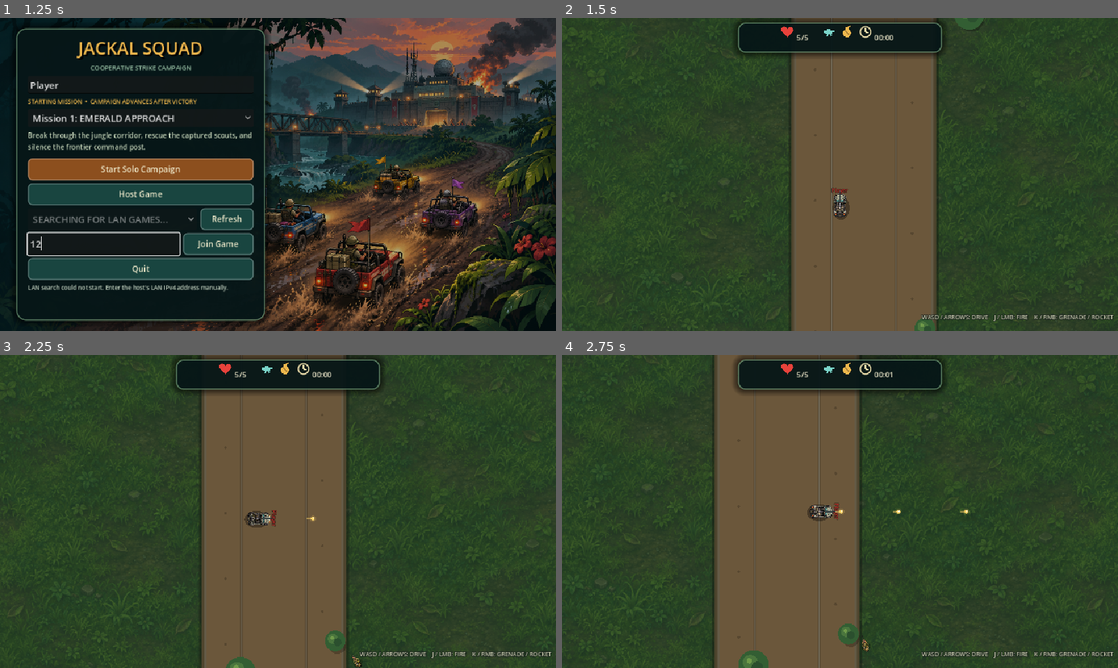
Above: before the commit, frames 1-4 (two rows, left to right).
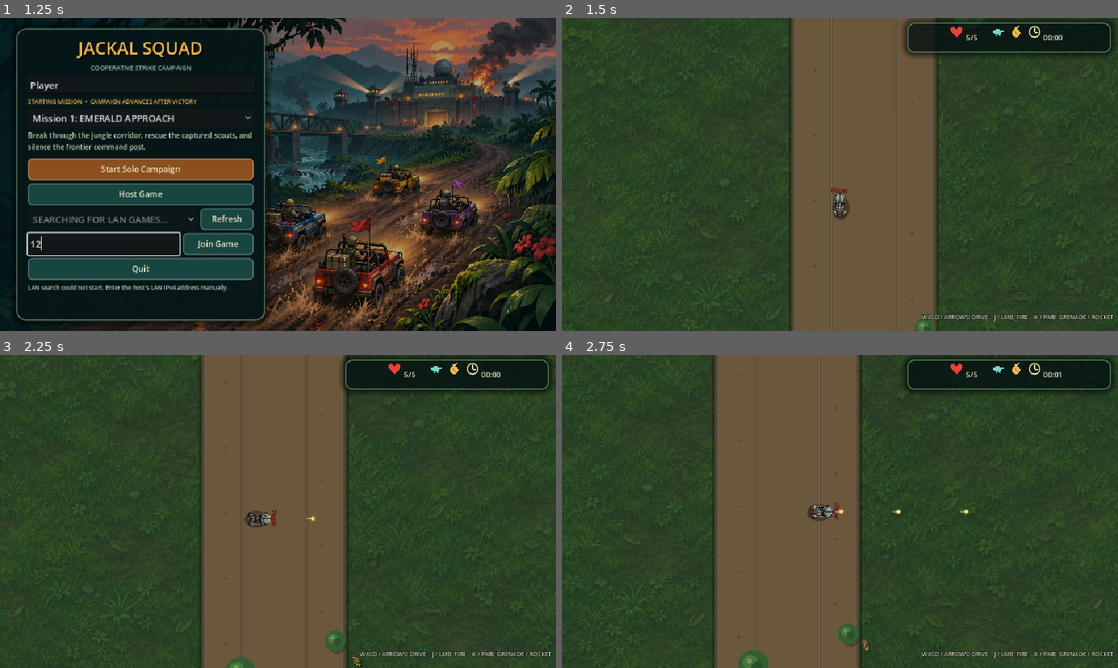
Above: after the commit, the same moments.

Repository: Brolton/Jackal-Squad
Game: Godot game, scene res://scenes/main.tscn
Same seed, same stepped clock (60 frames per second), same inputs: the game is played once before the commit and once after it.
Inputs (mouse positions are in pixels of both pictures, inside the frame that each line leads up to):
- Up to frame 1 (1.25 s): click (105, 243) at 0.52 s; type "12" at 0.6 s
- Up to frame 2 (1.5 s): click "Start Solo Campaign" at 1.25 s
- Up to frame 3 (2.25 s): tap Enter at 2 s; move the mouse to (400, 495) at 2.02 s; hold D (move_right) from 2.03 s (still down); hold J (fire_primary) from 2.03 s (still down); click (400, 495) at 2.17 s
- Up to frame 4 (2.75 s): keep holding D (move_right); keep holding J (fire_primary); tap Space at 2.27 s

Frame 1 is identical in both runs. In frame 2, 6.9% of the frame differs, in the area x 31-100%, y 0-13%; in frame 3, 7.0%; in frame 4, 6.9%.

Commit message:
Move tactical HUD to translucent screen corner
Co-authored-by: Copilot <223556219+Copilot@users.noreply.github.com>

Diff:
--- a/scenes/hud.tscn
+++ b/scenes/hud.tscn
@@ -9,16 +9,16 @@
 [node name="TopBackdrop" type="PanelContainer" parent="."]
 custom_minimum_size = Vector2(352, 52)
 layout_mode = 1
-anchors_preset = 5
-anchor_left = 0.5
+anchors_preset = 1
+anchor_left = 1.0
 anchor_top = 0.0
-anchor_right = 0.5
+anchor_right = 1.0
 anchor_bottom = 0.0
-offset_left = -176.0
+offset_left = -364.0
 offset_top = 8.0
-offset_right = 176.0
+offset_right = -12.0
 offset_bottom = 60.0
-grow_horizontal = 2
+grow_horizontal = 0
 mouse_filter = 2
 
 [node name="Row" type="HBoxContainer" parent="TopBackdrop"]
--- a/scripts/hud.gd
+++ b/scripts/hud.gd
@@ -28,7 +28,7 @@
 var _auto_advance_started := false
 
 func _ready() -> void:
-	var hud_style := VisualTheme.panel_style(0.88, 12)
+	var hud_style := VisualTheme.panel_style(0.55, 12)
 	hud_style.content_margin_left = 10.0
 	hud_style.content_margin_right = 10.0
 	hud_style.content_margin_top = 5.0
--- a/tests/test_visual_presentation.gd
+++ b/tests/test_visual_presentation.gd
@@ -59,6 +59,18 @@
 	_check(hud.get_node_or_null("TopBackdrop") != null, "HUD has a readable tactical backdrop")
 	var backdrop := hud.get_node("TopBackdrop") as Control
 	_check(backdrop.size.y <= 64.0, "Tactical HUD stays compact and does not obscure the battlefield")
+	var backdrop_rect: Rect2 = backdrop.get_global_rect()
+	var viewport_width: float = hud.get_viewport().get_visible_rect().size.x
+	_check(
+		backdrop_rect.position.x > viewport_width * 0.5
+		and is_equal_approx(viewport_width - backdrop_rect.end.x, 12.0),
+		"Tactical HUD is aligned to the top-right with a small edge margin"
+	)
+	var backdrop_style := backdrop.get_theme_stylebox("panel") as StyleBoxFlat
+	_check(
+		backdrop_style != null and backdrop_style.bg_color.a > 0.0 and backdrop_style.bg_color.a < 0.7,
+		"Tactical HUD panel background is translucent"
+	)
 	_check(hud.get_node_or_null("ControlsHint") != null, "Control help uses a separate temporary hint")
 	hud.call("update_health", 3, 5)
 	hud.call("update_passengers", 2, 6)
